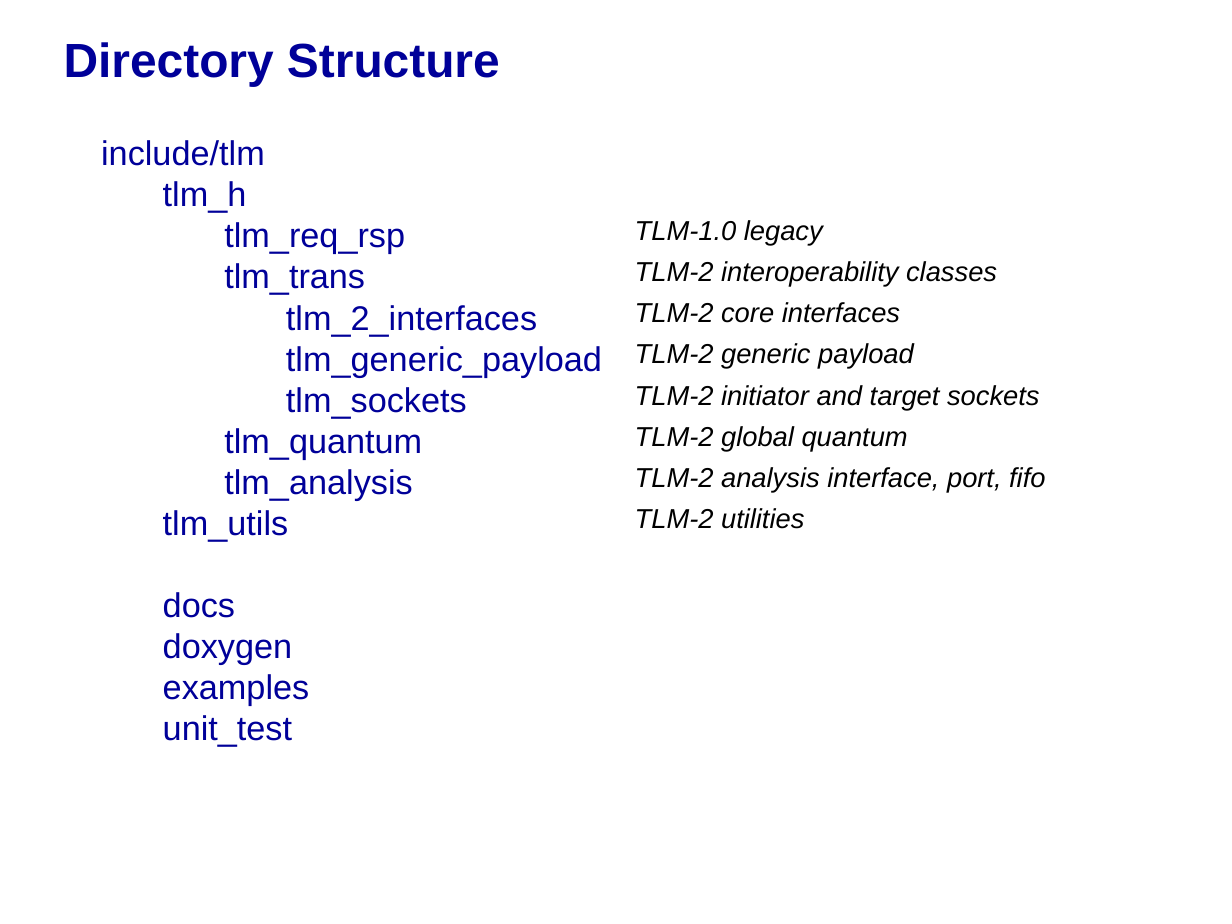
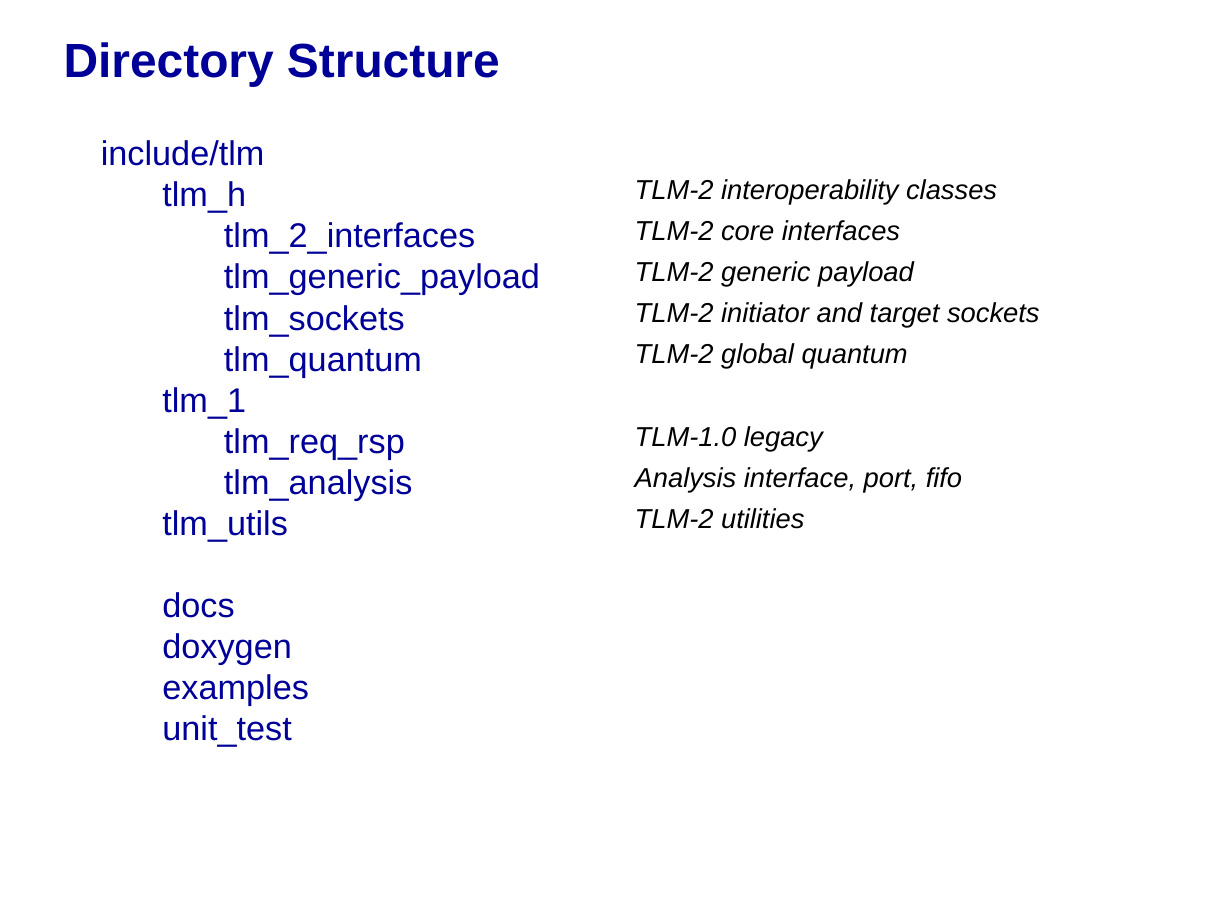
Before and after one commit to accellera-official/systemc, a slide deck: slide 18 of docs/release/TLM_2_0_presentation.ppt. Drawn at 1232x924 pixels with LibreOffice and Linux fonts; fonts in the diff are those of the drawing; background and template pictures are left out. Boxes give left, top, right and bottom in pixels: in the first picture for what was removed or moved away, otherwise in the second. Text is boxed around its words. In the diff, an @@ line names an element or a change of style, - is before the commit and + after.

```diff
--- a/docs/release/TLM_2_0_presentation.ppt
+++ b/docs/release/TLM_2_0_presentation.ppt
@@ text at box(224, 222, 405, 295): paragraphs removed @@
-    tlm_req_rsp
-    tlm_trans
@@ text at box(224, 222, 540, 336): list level 4 to 3 in "tlm_2_interfaces"; list level 4 to 3 in "tlm_generic_payload"; list level 4 to 3 in "tlm_sockets" @@
@@ text at box(635, 220, 823, 246): paragraph removed @@
-TLM-1.0 legacy
@@ text at box(162, 387, 405, 459): paragraphs added @@
+  tlm_1
+    tlm_req_rsp
@@ text at box(635, 426, 962, 492): text changed @@
-TLM-2 analysis interface, port, fifo
+TLM-1.0 legacy
+Analysis interface, port, fifo
```
Also in this commit, not shown: 100 other slides changed, 1 other file.
